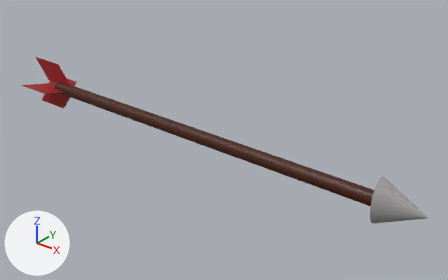
The Blender file models/blend/arrow.blend: old version first, new version second.
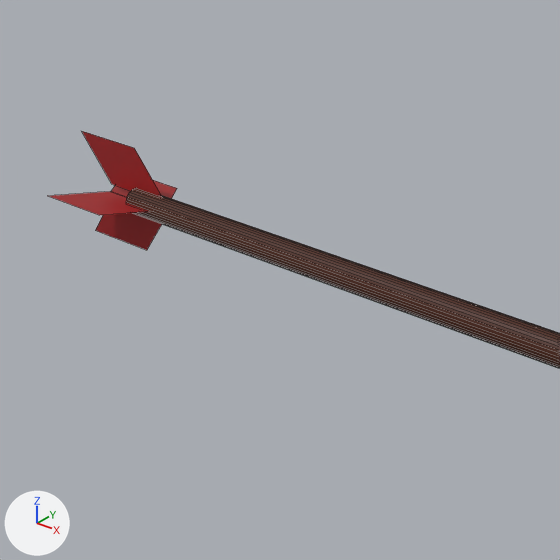
Each version appears first whole from a 50 mm camera at (5.06, -5.71, 3.62) aimed at (0.29, 0.25, -0.07), and next in a close-up on the part from 0% to 54% of the width and 0% to 87% of the height. Every picture has the same lights, and +X, +Y and +Z are marked at lower left. The close-ups show mesh edges as thin lines.

The older version as bpy lines, for what is in view:
```python
me_cone = bpy.data.meshes.new('Cone')
me_cone.from_pydata(...)  # 113 vertices, 71 faces; spans x -1.8..1.6, y -1.3..1.4, z -22.2..1.0
# faces by material slot: [33, 34, 4]
me_cone.materials.append(mat_material_003)  # grey #a29ea0
me_cone.materials.append(mat_material_002)  # brown #471900
me_cone.materials.append(mat_material_001)  # red #b22b2c
ob_arrow = bpy.data.objects.new('arrow', me_cone)
ob_arrow.location = (2.983, 0.0, 0.0)
ob_arrow.rotation_euler = (1.571, -157.1, 1.571)  # degrees (90, 359, 90)
ob_arrow.scale = (0.196, 0.291, 0.291)
```
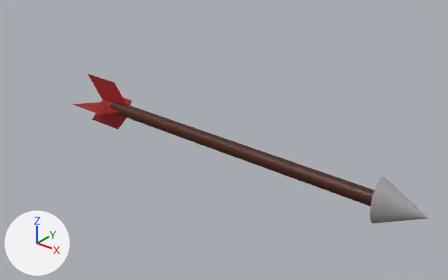
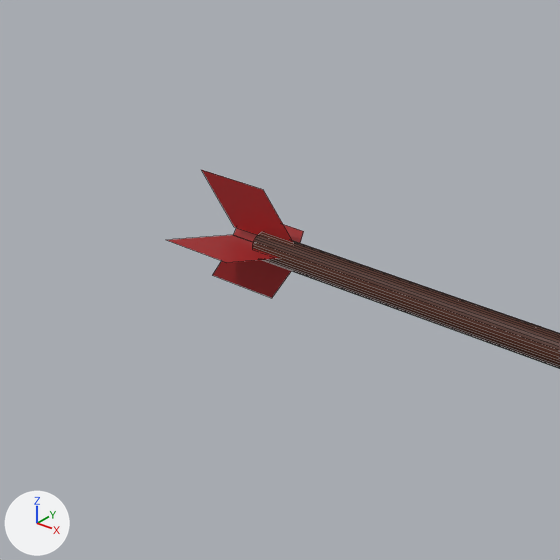
Where the change shows, as pixel boxes (x1, y1, x2, y2) in the close-ups (560 x 560 px; the box of a moved part takes in the faces that stretch with it):
'arrow', reshaped
    before: (49, 131, 560, 368)
    after: (167, 170, 560, 368)
part 1 of me_cone, moved or reshaped
    before: (82, 131, 162, 197)
    after: (202, 170, 294, 243)
part 2 of me_cone, moved or reshaped
    before: (96, 213, 162, 250)
    after: (213, 260, 291, 298)
part 3 of me_cone, moved or reshaped
    before: (49, 191, 150, 215)
    after: (167, 235, 279, 263)
part 4 of me_cone, moved or reshaped
    before: (111, 180, 177, 199)
    after: (233, 224, 304, 243)
part 5 of me_cone, moved or reshaped
    before: (126, 188, 560, 368)
    after: (253, 232, 560, 368)

Edits to the bpy script that builds the scene:
```text
Change me_cone:
    where me_cone.from_pydata(...)  # 113 vertices, 71 faces; spans x -1.8..1.6, y -1.3..1.4, z -22.2..1.0
    used by ob_arrow; location = (2.983, 0.0, 0.0); rotation_euler = (1.571, -157.1, 1.571), in degrees (90, 359, 90); scale = (0.196, 0.291, 0.291)
    me_cone part 1: the loose piece of 4 vertices spanning x 0.0, y 0.2..1.4, z -22.2..-19.2 is moved by (0.0, 0.0, 4.5)
    me_cone part 2: the loose piece of 4 vertices spanning x 0.0, y -1.3..-0.1, z -22.2..-19.2 is moved by (0.0, 0.0, 4.5)
    me_cone part 3: the loose piece of 4 vertices spanning x -1.8..-0.1, y 0.0, z -22.2..-19.2 is moved by (0.0, 0.0, 4.5)
    me_cone part 4: the loose piece of 4 vertices spanning x -0.1..1.6, y 0.0, z -22.2..-19.2 is moved by (0.0, 0.0, 4.5)
    me_cone part 5: all 32 vertices in x -0.5..0.5, y -0.3..0.3, z -20.3 are moved by (0.0, 0.0, 4.5)
```
